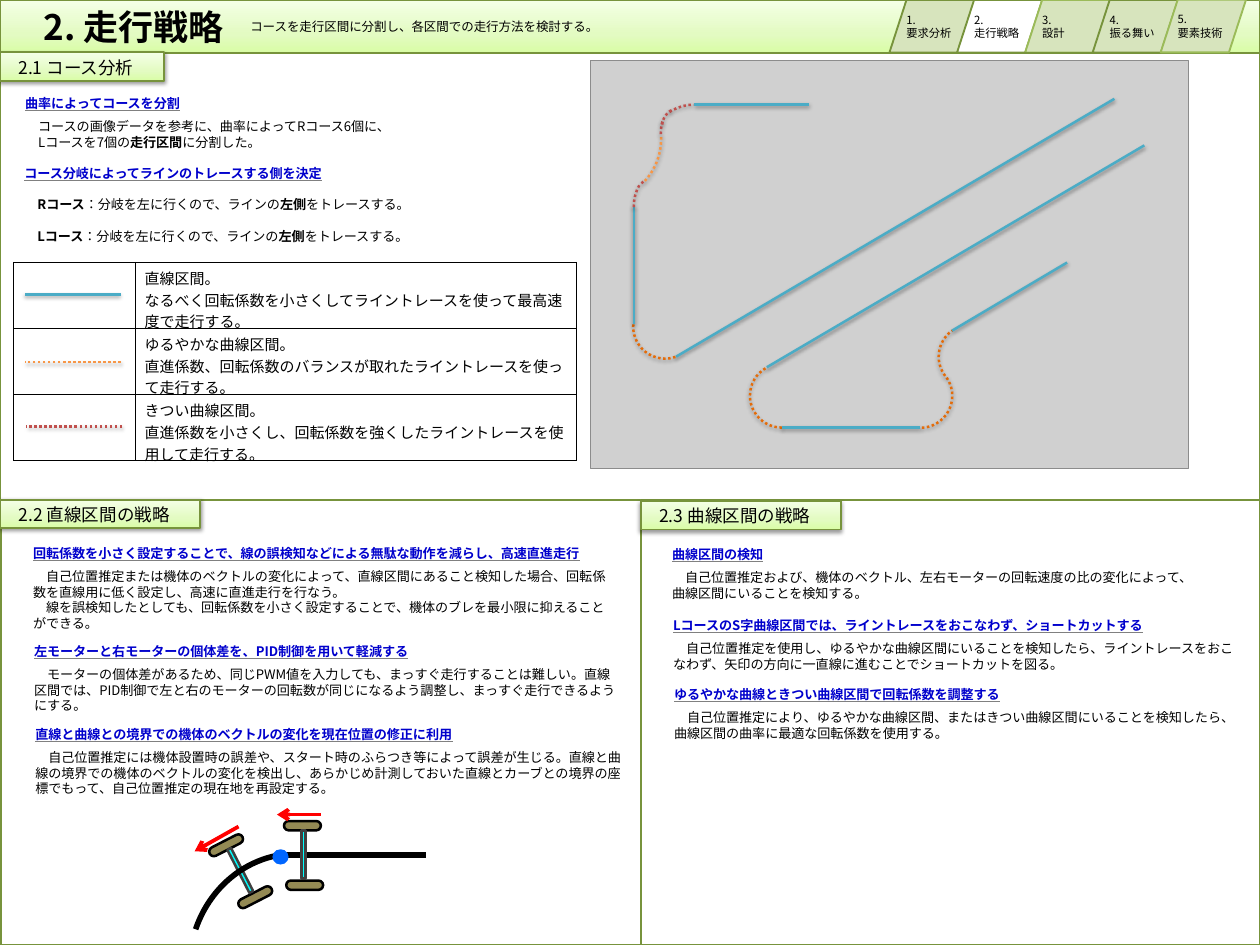
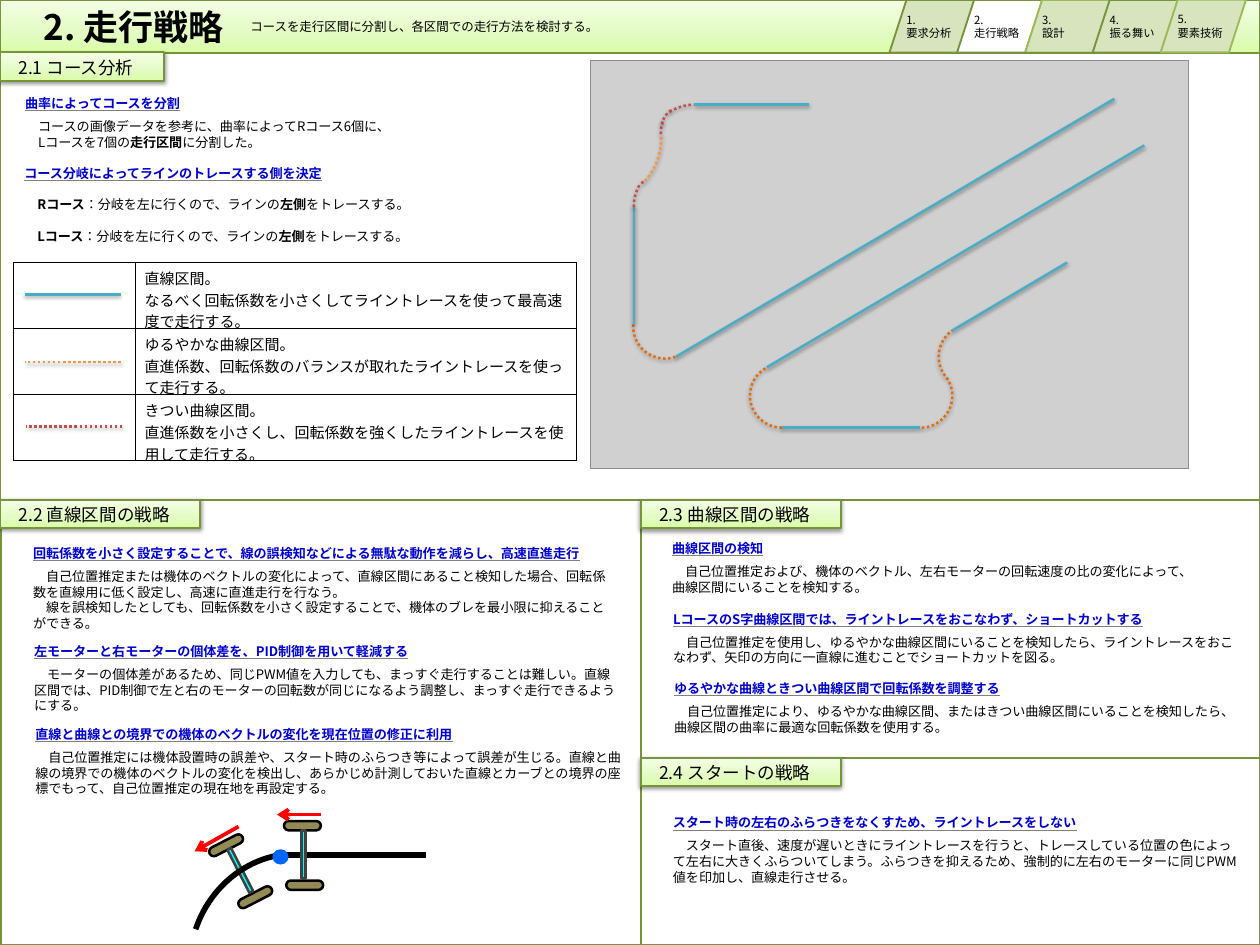
Before and after one commit to RITS-ETrobo/Yokohama, a slide deck: slide 2 of docs/design/Deliverable/cliffedge_No130_model2015.pptx. Drawn at 1260x945 pixels with LibreOffice and Linux fonts; fonts in the diff are those of the drawing; grey boxes stand for pictures. Boxes give left, top, right and bottom in pixels: in the first picture for what was removed or moved away, otherwise in the second. Text is boxed around its words. In the diff, an @@ line names an element or a change of style, - is before the commit and + after.

Commit message:
refs #180 changed page1,2

```diff
--- a/docs/design/Deliverable/cliffedge_No130_model2015.pptx
+++ b/docs/design/Deliverable/cliffedge_No130_model2015.pptx
@@ 3 texts: place and size @@
-3 texts at (672,545,1234,739)
+3 texts at (672,539,1234,733)
@@ rectangle added at (641,758,1260,945), fill #FFFFFF, outline #77933C 1.5 pt @@
@@ rectangle added at (641,758,842,787), fill gradient #DAFDA7 to #E4FCC2 to #F5FFE7, outline #77933C 1.5 pt @@
@@ text added at (659,764,811,781), 14 pt, text #000000 @@
+2.4 スタートの戦略
@@ text added at (673,816,1237,883), 10.5 pt, text #000000 @@
+スタート時の左右のふらつきをなくすため、ライントレースをしない
+スタート直後、速度が遅いときにライントレースを行うと、トレースしている位置の色によって左右に大きくふらついてしまう。ふらつきを抑えるため、強制的に左右のモーターに同じPWM値を印加し、直線走行させる。
```
Also in this commit, not shown: 1 other slide changed.
